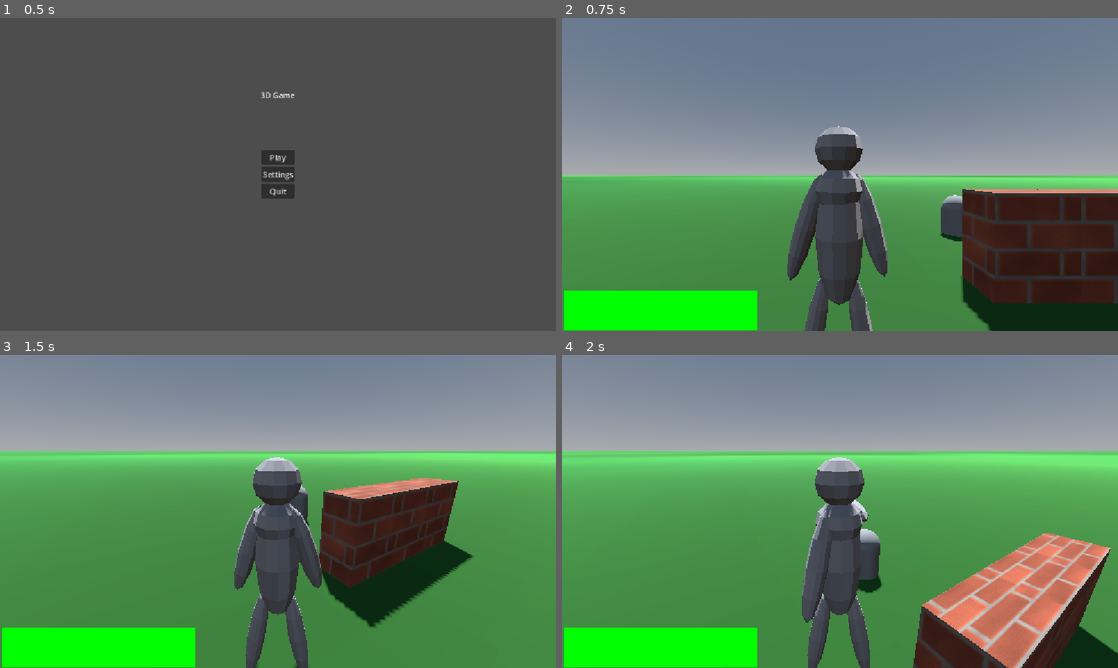
Above: before the commit, frames 1-4 (two rows, left to right).
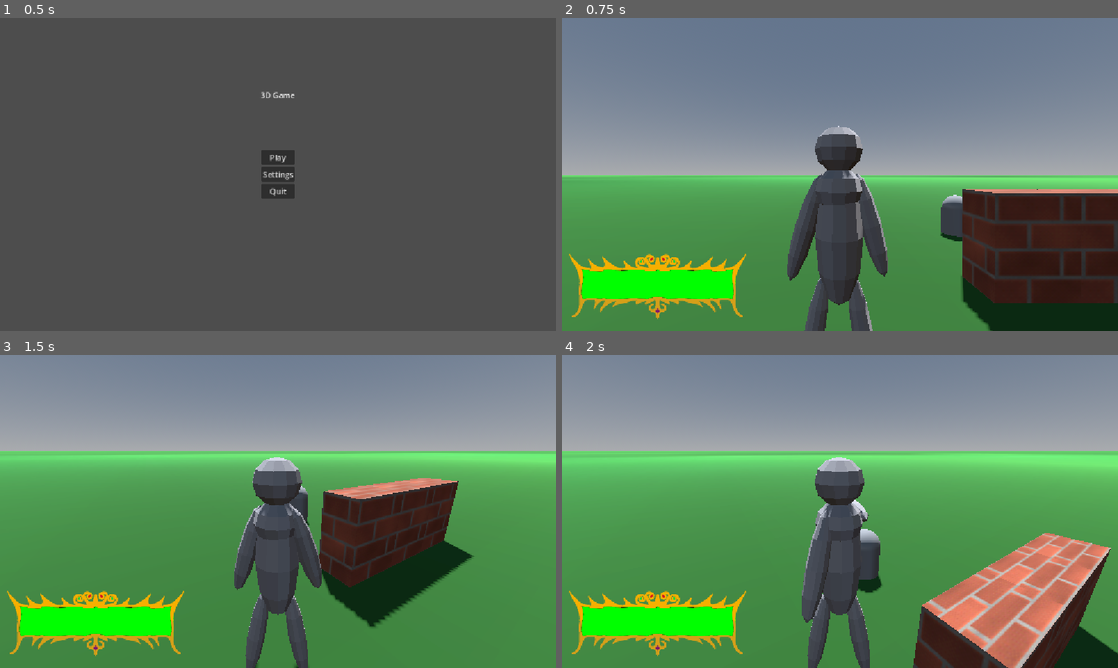
Above: after the commit, the same moments.

Repository: AttilaB-7299/3d-game
Game: Godot game, scene res://UI/Menu/main_menu.tscn
Two runs of this game, one before a commit and one after it. Both use one fixed random seed, a clock stepped at 60 frames per second and the inputs below.
Inputs (mouse positions are in pixels of both pictures, inside the frame that each line leads up to):
- Up to frame 1 (0.5 s): no input
- Up to frame 2 (0.75 s): click "Play" at 0.5 s
- Up to frame 3 (1.5 s): tap Enter at 1.25 s; move the mouse to (305, 511) at 1.27 s; hold W (move forward) from 1.28 s (still down); click (305, 511) at 1.35 s
- Up to frame 4 (2 s): keep holding W (move forward); tap Space (jump) at 1.52 s

Frame 1 is identical in both runs. In frame 2, 6.3% of the frame differs, in the area x 0-36%, y 75-100%; in frame 3, 6.3%; in frame 4, 6.3%.

Commit message:
added health bar frame

Diff:
--- a/Scenes/HealthBar.tscn
+++ b/Scenes/HealthBar.tscn
@@ -1,9 +1,10 @@
 [gd_scene format=3 uid="uid://cv1ojaqjgvlnm"]
 
 [ext_resource type="Script" uid="uid://xqwa33434mbi" path="res://Scripts/health_bar.gd" id="1_1f0m8"]
+[ext_resource type="Texture2D" uid="uid://cly4rqfhvv6ct" path="res://imported/health_bar_frame.png" id="2_25q3q"]
 
 [sub_resource type="StyleBoxFlat" id="StyleBoxFlat_vm0tb"]
-bg_color = Color(0.6, 0.6, 0.6, 0)
+bg_color = Color(0, 0, 0, 1)
 
 [sub_resource type="StyleBoxFlat" id="StyleBoxFlat_nfqi3"]
 bg_color = Color(1, 0, 0, 1)
@@ -21,11 +22,12 @@
 anchors_preset = 2
 anchor_top = 1.0
 anchor_bottom = 1.0
-offset_left = 5.0
-offset_top = -83.0
-offset_right = 405.0
-offset_bottom = -3.0
+offset_left = 40.0
+offset_top = -128.0
+offset_right = 440.0
+offset_bottom = -48.0
 grow_vertical = 0
+scale = Vector2(0.8, 0.8)
 theme_override_styles/background = SubResource("StyleBoxFlat_vm0tb")
 theme_override_styles/fill = SubResource("StyleBoxFlat_nfqi3")
 value = 75.0
@@ -36,12 +38,18 @@
 anchors_preset = 2
 anchor_top = 1.0
 anchor_bottom = 1.0
-offset_left = 5.0
-offset_top = -83.0
-offset_right = 405.0
-offset_bottom = -3.0
+offset_left = 40.0
+offset_top = -128.0
+offset_right = 440.0
+offset_bottom = -48.0
 grow_vertical = 0
+scale = Vector2(0.8, 0.8)
 theme_override_styles/background = SubResource("StyleBoxFlat_4ul6f")
 theme_override_styles/fill = SubResource("StyleBoxFlat_7572o")
 value = 50.0
 show_percentage = false
+
+[node name="Sprite2D" type="Sprite2D" parent="." unique_id=1897543669]
+position = Vector2(198, 552)
+scale = Vector2(0.8, 0.802)
+texture = ExtResource("2_25q3q")
Binary file added: imported/health_bar_frame.png
Not shown, added: imported/health_bar_frame.png.import
